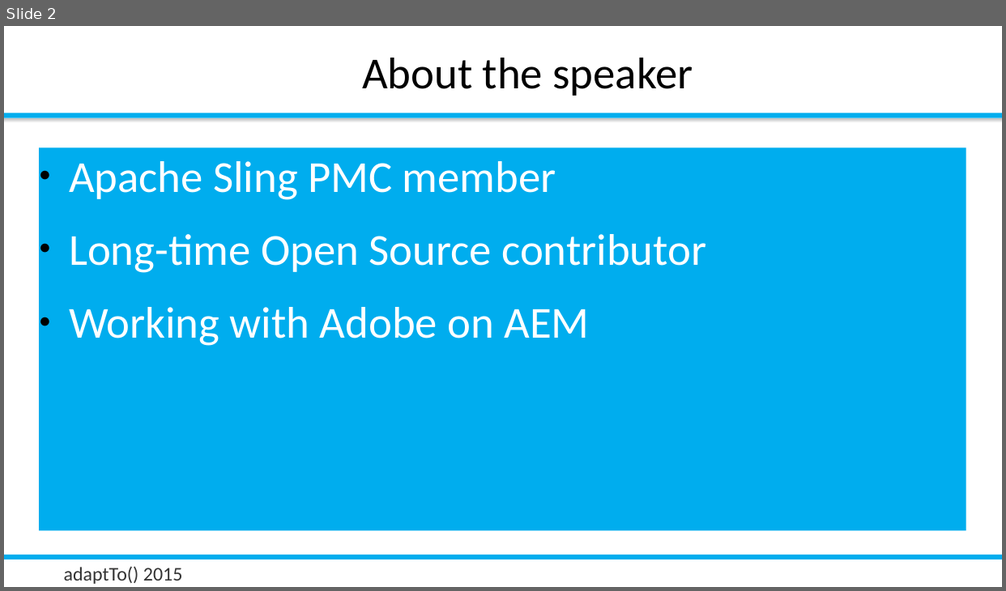
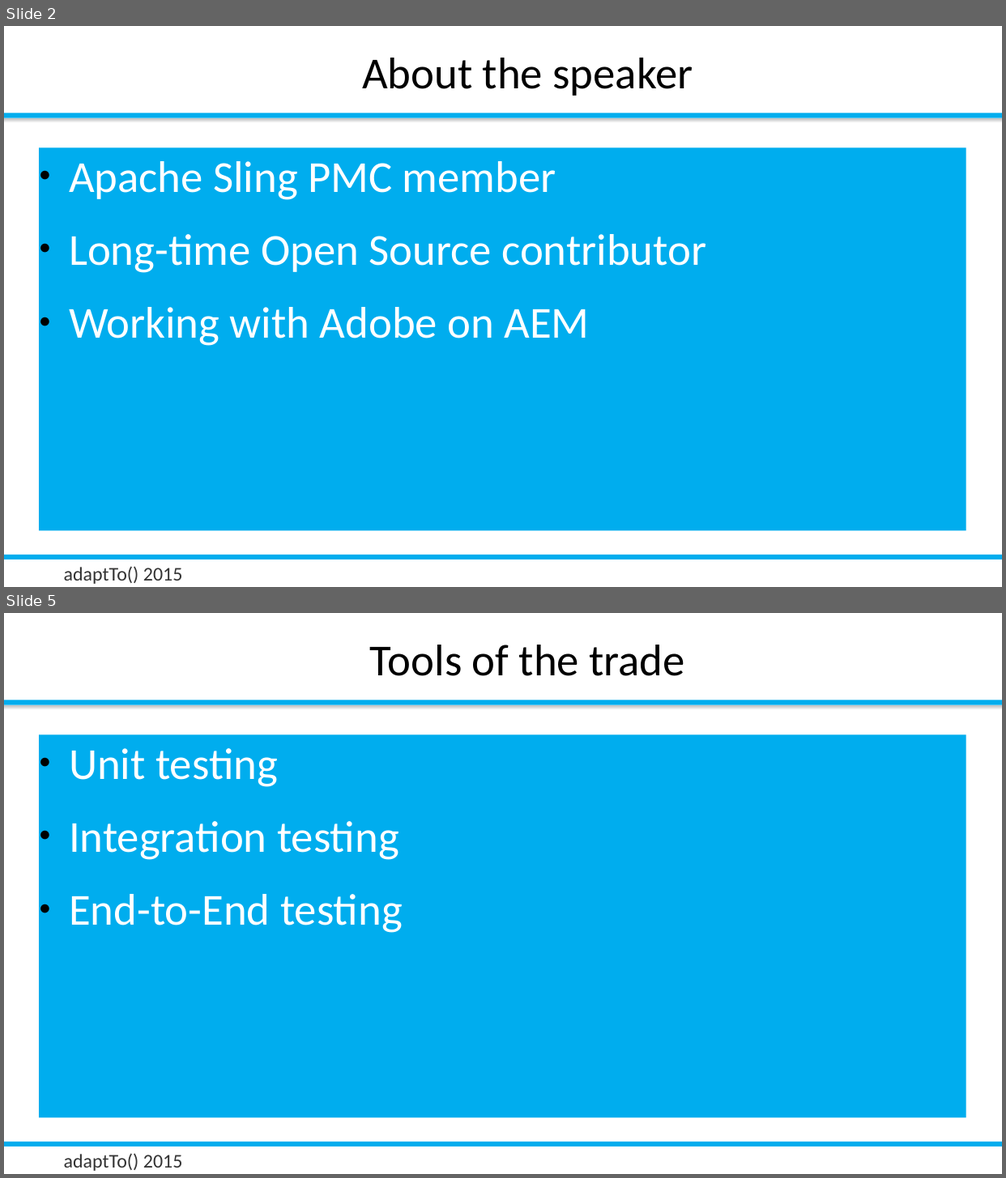
Before and after one commit to rombert/talks, a slide deck: adaptTo2015/How_Do_I_Test_My_Sling_Application-Robert_Munteanu.odp. Shown one above the other, each under a label of ours: slide 2 before the commit, slides 2 and 5 after it; the slides between them are not shown. The pictures are 1006x591 and 1006x1178 pixels, drawn with LibreOffice and Linux fonts; fonts in the diff are those of the drawing; background and template pictures are left out. Boxes give left, top, right and bottom in pixels: in the first picture for what was removed or moved away, otherwise in the second. Text is boxed around its words. In the diff, an @@ line names an element or a change of style, - is before the commit and + after.

```diff
--- a/adaptTo2015/How_Do_I_Test_My_Sling_Application-Robert_Munteanu.odp
+++ b/adaptTo2015/How_Do_I_Test_My_Sling_Application-Robert_Munteanu.odp
@@ slide 5 added at box(4, 613, 1002, 1174), background #FFFFFF; not listed: 4 template elements that a slide beside it also shows @@
@@ title added at box(370, 645, 685, 676), 32 pt, text #000000 @@
+Tools of the trade
@@ text added at box(39, 735, 966, 1118), fill #00ADEE, 32 pt, text #FFFFFF @@
+● Unit testing
+● Integration testing
+● End-to-End testing
```
Also in this commit, not shown: 1 slide changed, 18 other slides added, 2 slides removed, 10 other files.
